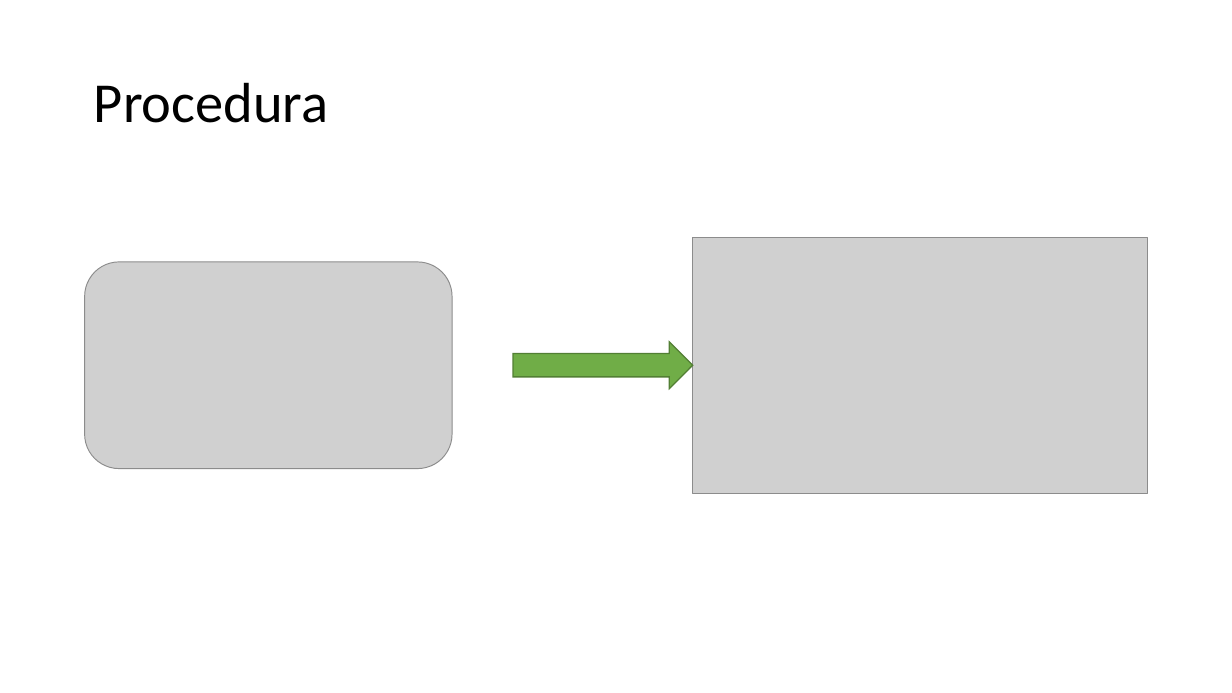
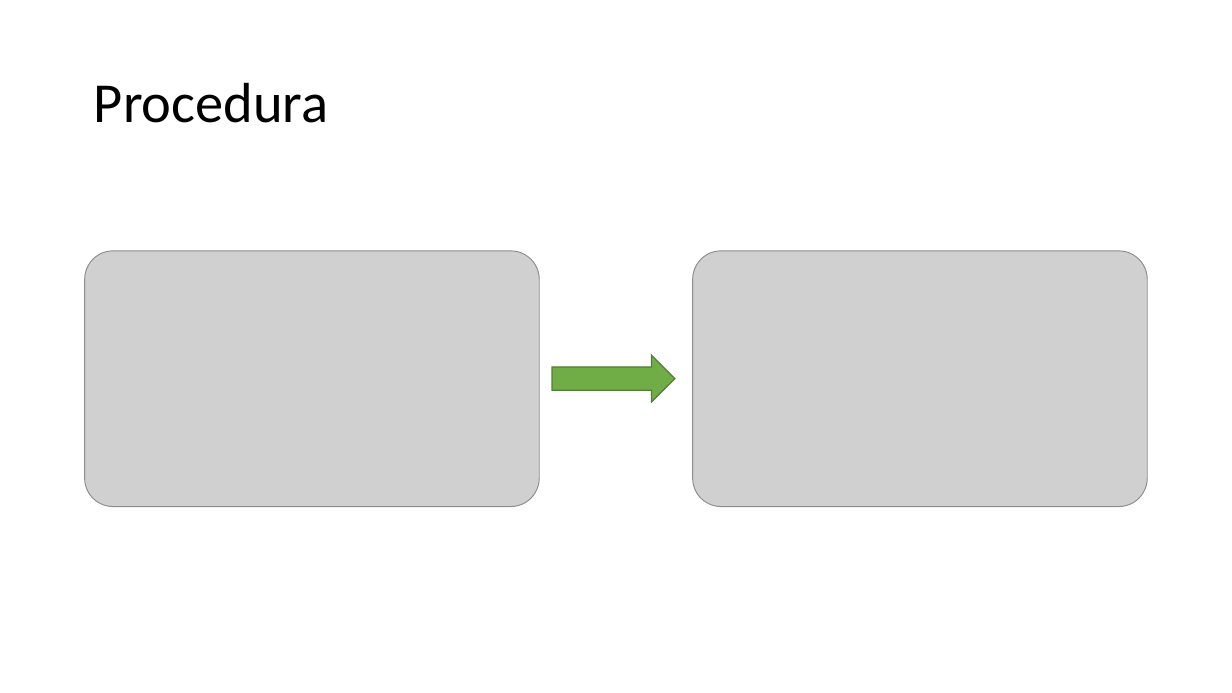
Before and after one commit to blackbat13/CS-HTiEW, a slide deck: slide 12 of Wprowadzenie do funkcji/I. Wprowadzenie do funkcji/Funkcje.pptx. Drawn at 1232x693 pixels with LibreOffice and Linux fonts; fonts in the diff are those of the drawing; grey boxes stand for pictures. Boxes give left, top, right and bottom in pixels: in the first picture for what was removed or moved away, otherwise in the second. Text is boxed around its words. In the diff, an @@ line names an element or a change of style, - is before the commit and + after.

```diff
--- a/Wprowadzenie do funkcji/I. Wprowadzenie do funkcji/Funkcje.pptx
+++ b/Wprowadzenie do funkcji/I. Wprowadzenie do funkcji/Funkcje.pptx
@@ picture: place and size @@
-picture at (85, 262, 453, 469)
+picture at (85, 250, 540, 506)
@@ picture: place and size @@
-picture at (693, 238, 1148, 494)
+picture at (693, 250, 1148, 506)
@@ right arrow: place and size @@
-right arrow at (513, 342, 692, 388)
+right arrow at (553, 356, 676, 402)
```
Also in this commit, not shown: 1 other slide changed.
